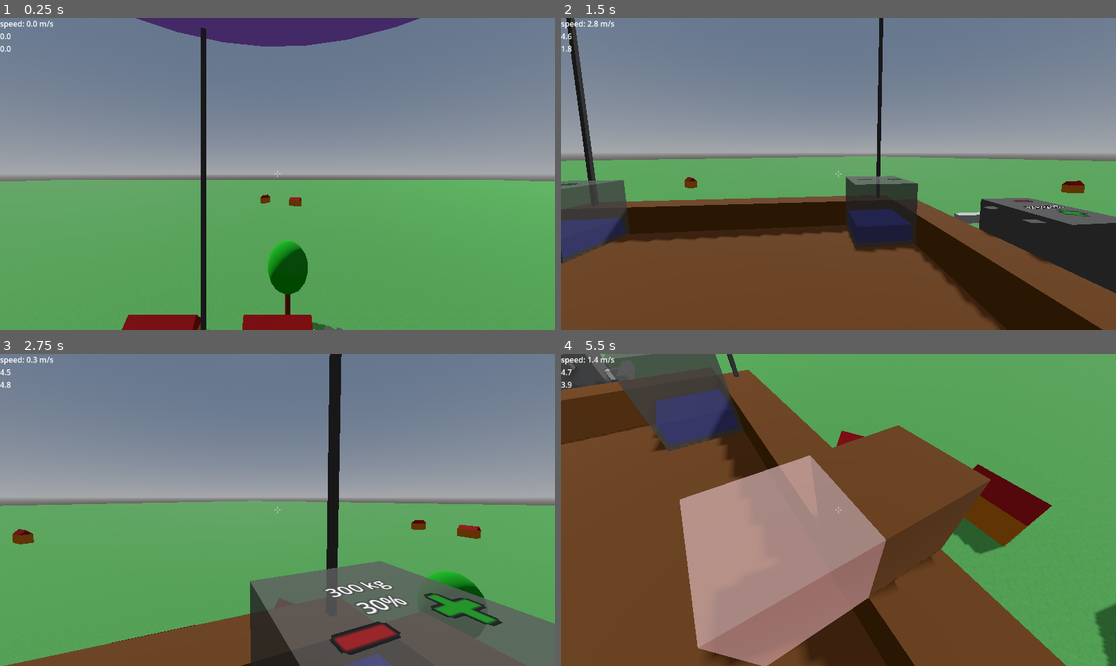
Above: before the commit, frames 1-4 (two rows, left to right).
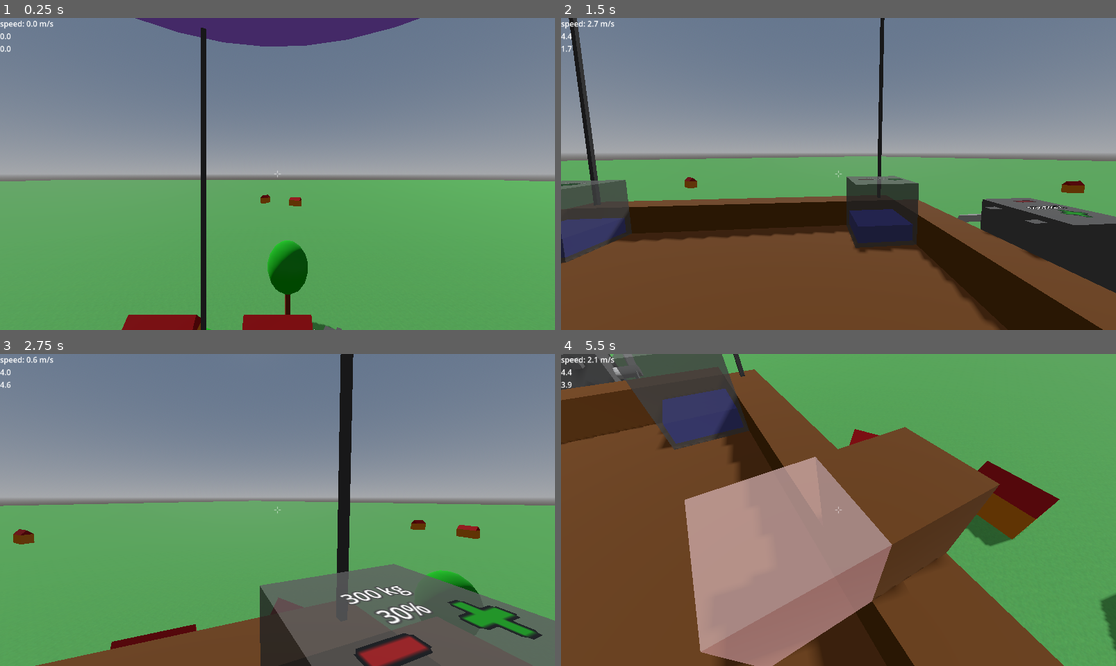
Above: after the commit, the same moments.

Repository: jmdejong/airships
Game: Godot game, scene res://scenes/world.tscn
Same seed, same stepped clock (60 frames per second), same inputs: the game is played once before the commit and once after it.
Inputs (mouse positions are in pixels of both pictures, inside the frame that each line leads up to):
- Up to frame 1 (0.25 s): no input
- Up to frame 2 (1.5 s): move the mouse to (960, 158) at 0.52 s; hold D (right) 0.53-1.28 s; click (960, 158) at 0.6 s; move the mouse to (810, 174) at 1.27 s; hold W (forwards) from 1.28 s (still down); tap Mouse wheel down (rotate_left) at 1.35 s
- Up to frame 3 (2.75 s): keep holding W (forwards); move the mouse to (288, 503) at 2.02 s; tap Mouse wheel up (rotate_right) at 2.1 s
- Up to frame 4 (5.5 s): move the mouse to (832, 516) at 2.77 s; tap Shift (sprint) at 2.85 s; click (832, 516) at 2.92 s; move the mouse to (877, 513) at 3.52 s; tap B (toggle_build) at 3.6 s; release W (forwards) at 4.25 s; drag from (1093, 391) to (755, 432) at 4.27 s; move the mouse to (844, 510) at 5.02 s; hold W (forwards) from 5.03 s (still down); click (844, 510) at 5.1 s

The runs differ from the first frame. In frame 1, less than 0.1% of the frame differs, in the area x 24-72%, y 0-100%; in frame 2, 1.6%; in frame 3, 9.0%, in the area x 0-100%, y 0-100%; in frame 4, 6.7%.

Commit message:
better air friction

Diff:
--- a/code/airship.gd
+++ b/code/airship.gd
@@ -4,6 +4,7 @@
 var displaced_volume: float
 var center_of_volume: Vector3
 var forces: Array[Force]
+var drag_area_coefficient: float
 static var CompositeComponent = preload("res://scenes/components/composite.tscn")
 
 func _ready() -> void:
@@ -23,8 +24,9 @@
 	self.mass = max(0.01, $Components.mass())
 	self.displaced_volume = $Components.displaced_volume()
 	self.forces = $Components.forces()
+	self.drag_area_coefficient = pow(self.displaced_volume, 2.0/3.0) * 2.0
 	set_shapes()
-	#prints("m:", mass, "v", displaced_volume, "f", forces)
+	prints("m:", mass, "v", displaced_volume, "d", self.drag_area_coefficient)
 	$CenterOfMassMarker.position = center_of_mass
 	$CenterOfVolumeMarker.position = center_of_volume
 
@@ -37,12 +39,16 @@
 		add_child(shape)
 
 func _physics_process(delta: float) -> void:
-	var displaced_air_mass := displaced_volume * Atmosphere.air_density(to_global(center_of_volume).y)
+	var air_density: float = Atmosphere.air_density(to_global(center_of_volume).y)
+	var displaced_air_mass := displaced_volume * air_density
 	var weight := mass - displaced_air_mass
 	apply_force(-displaced_air_mass * Atmosphere.gravity_vec(), to_global(center_of_volume) - global_position)
 	for force: Force in forces:
 		var global_force: Force = force.transformed(global_transform)
 		apply_force(global_force.direction, global_force.pos - global_position)
+	# https://en.wikipedia.org/wiki/Drag_(physics)#The_drag_equation
+	var drag: float = 0.5 * air_density * linear_velocity.length_squared() * drag_area_coefficient
+	apply_central_force(-linear_velocity.normalized() * drag)
 
 func is_build_target() -> bool:
 	return true
--- a/code/anim/rotor.gd
+++ b/code/anim/rotor.gd
@@ -4,4 +4,4 @@
 #@onready var rot_speed: float = 1 / rps * PI * 2.0
 
 func _process(delta: float) -> void:
-	$Propellor.rotate_x(delta * rps * PI * 2.0)
+	rotate_x(delta * rps * PI * 2.0)
--- a/scenes/airship.tscn
+++ b/scenes/airship.tscn
@@ -12,7 +12,7 @@
 collision_mask = 5
 mass = 0.001
 center_of_mass_mode = 1
-linear_damp = 1.0
+linear_damp_mode = 1
 angular_damp = 5.0
 script = ExtResource("1_81adk")
 
--- a/scenes/components/engine_hor.tscn
+++ b/scenes/components/engine_hor.tscn
@@ -35,10 +35,14 @@
 albedo_texture = ExtResource("5_lieb6")
 
 [sub_resource type="BoxMesh" id="BoxMesh_jt3t8"]
-size = Vector3(0.125, 0.125, 1)
+size = Vector3(0.02, 0.15, 0.5)
 
-[sub_resource type="BoxMesh" id="BoxMesh_dxaiv"]
-size = Vector3(0.25, 0.125, 0.125)
+[sub_resource type="CylinderMesh" id="CylinderMesh_lieb6"]
+top_radius = 0.08
+bottom_radius = 0.08
+height = 0.35
+radial_segments = 16
+rings = 1
 
 [sub_resource type="StandardMaterial3D" id="StandardMaterial3D_lieb6"]
 albedo_color = Color(0.258824, 0.258824, 0.258824, 1)
@@ -94,12 +98,17 @@
 transform = Transform3D(1, 0, 0, 0, 1, 0, 0, 0, 1, 1, 0.25, 0.25)
 script = ExtResource("2_dxaiv")
 
-[node name="Propellor" type="MeshInstance3D" parent="Rotor"]
+[node name="Propellor1" type="MeshInstance3D" parent="Rotor"]
+transform = Transform3D(0.866025, 0.5, 0, -0.5, 0.866025, 0, 0, 0, 1, 0, 0, 0.25)
+mesh = SubResource("BoxMesh_jt3t8")
+
+[node name="Propellor2" type="MeshInstance3D" parent="Rotor"]
+transform = Transform3D(0.866025, -0.5, 0, 0.5, 0.866025, 0, 0, 0, 1, 0, 0, -0.25)
 mesh = SubResource("BoxMesh_jt3t8")
 
 [node name="Axle" type="MeshInstance3D" parent="Rotor"]
-transform = Transform3D(1, 0, 0, 0, 1, 0, 0, 0, 1, -0.125, 0, 0)
-mesh = SubResource("BoxMesh_dxaiv")
+transform = Transform3D(-4.37114e-08, -1, 0, 1, -4.37114e-08, 0, 0, 0, 1, -0.1, 0, 0)
+mesh = SubResource("CylinderMesh_lieb6")
 
 [node name="CenterOfMass" type="Node3D" parent="."]
 transform = Transform3D(1, 0, 0, 0, 1, 0, 0, 0, 1, 0.25, 0.25, 0.25)
--- a/scenes/starter_ship.tscn
+++ b/scenes/starter_ship.tscn
@@ -22,7 +22,6 @@
 
 [node name="EngineHor2" parent="Components/Machines" index="1" instance=ExtResource("4_qxl6t")]
 transform = Transform3D(-1, 0, -8.74228e-08, 0, 1, 0, 8.74228e-08, 0, -1, -0.5, 0.5, 4.5)
-power = 1000.0
 
 [node name="Ballast" parent="Components/Machines" index="2" instance=ExtResource("5_7pqw8")]
 transform = Transform3D(-4.37114e-08, 0, 1, 0, 1, 0, -1, 0, -4.37114e-08, -2.5, 0.5, 3)
